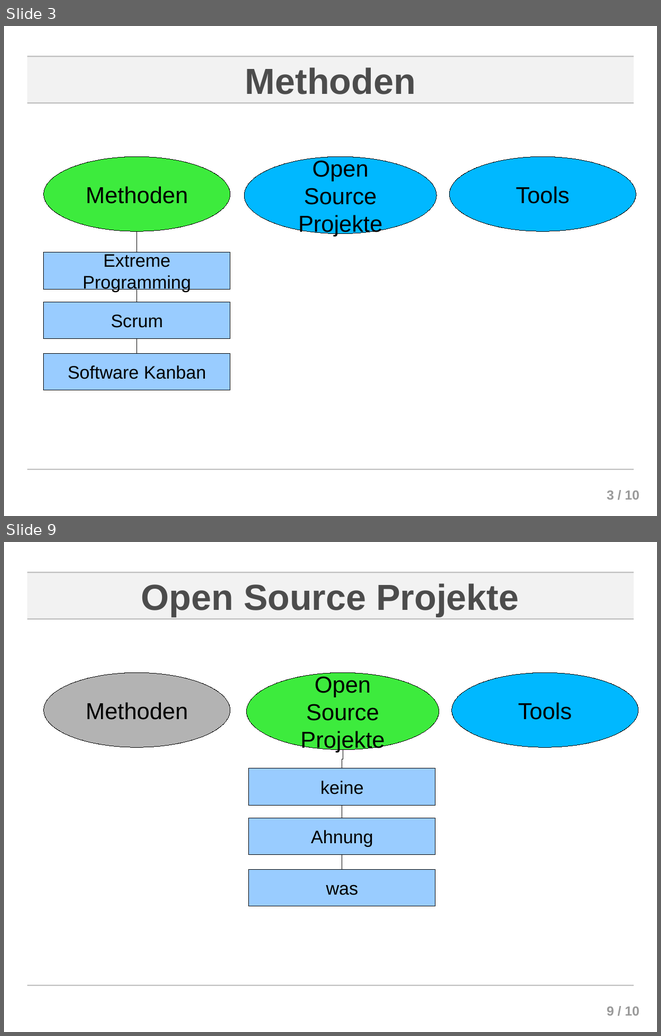
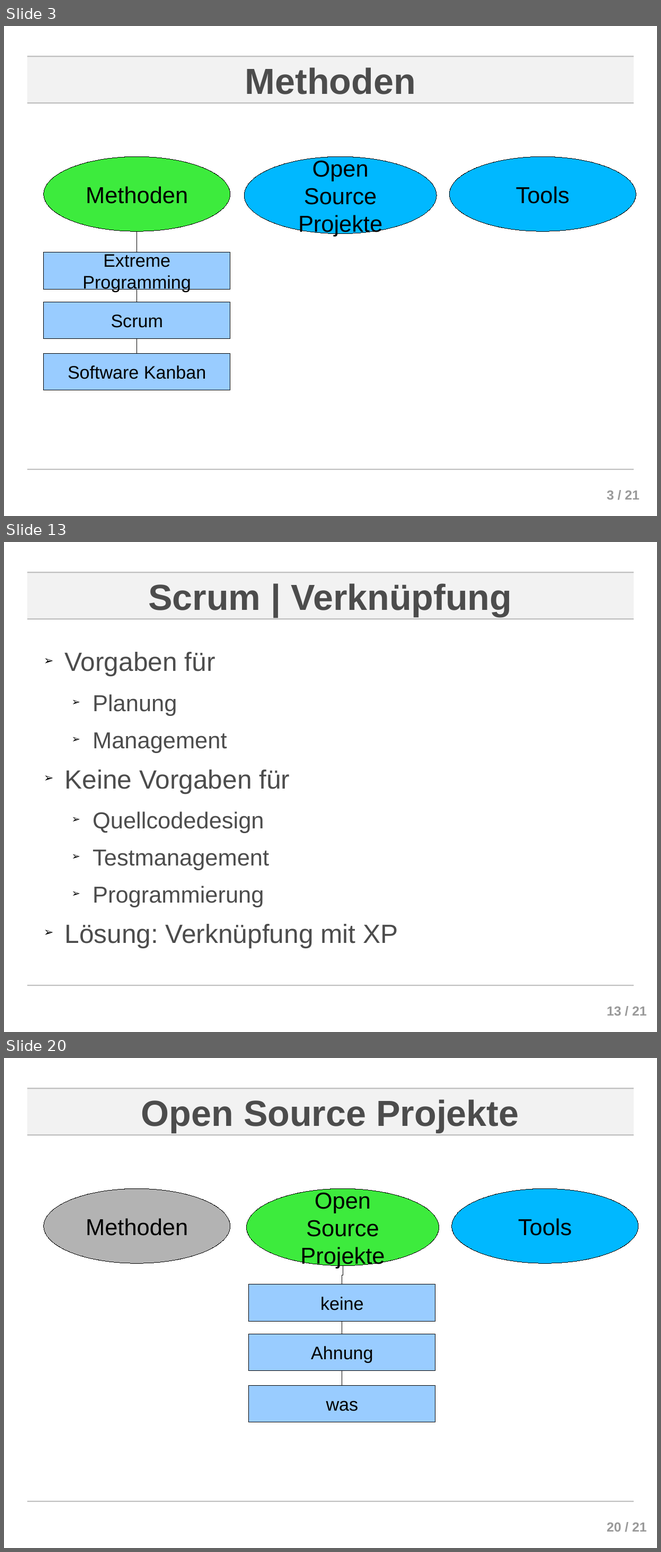
Before and after one commit to ChornHulio/sweSeminar, a slide deck: presentation/Agile Softwareentwicklung.odp. Shown one above the other, each under a label of ours: slides 3 and 9 before the commit, slides 3, 13 and 20 after it; the slides between them are not shown. The pictures are 661x1036 and 661x1552 pixels, drawn with LibreOffice and Linux fonts; fonts in the diff are those of the drawing; background and template pictures are left out. Boxes give left, top, right and bottom in pixels: in the first picture for what was removed or moved away, otherwise in the second. Text is boxed around its words. In the diff, an @@ line names an element or a change of style, - is before the commit and + after.

```diff
--- a/presentation/Agile Softwareentwicklung.odp
+++ b/presentation/Agile Softwareentwicklung.odp
@@ slide 13 added at (x1=4, y1=542, x2=657, y2=1032), background #FFFFFF; not listed: 5 template elements that a slide beside it also shows @@
@@ title added at (x1=148, y1=583, x2=512, y2=616), 44 pt, text #4C4C4C, bold @@
+Scrum | Verknüpfung
@@ text added at (x1=64, y1=652, x2=398, y2=947), 28 pt, text #4C4C4C @@
+➢ Vorgaben für
+  ➢ Planung
+  ➢ Management
+➢ Keine Vorgaben für
+  ➢ Quellcodedesign
+  ➢ Testmanagement
+  ➢ Programmierung
+➢ Lösung: Verknüpfung mit XP
@@ page number at (x1=607, y1=490, x2=639, y2=499): text changed @@
-3 / 10
+3 / 21
@@ what was slide 9 is now slide 20 @@
@@ page number at (x1=607, y1=1522, x2=647, y2=1531): text changed @@
-9 / 10
+20 / 21
```
Also in this commit, not shown: 4 slides changed, 11 other slides added, 1 slide removed, 4 other files.
